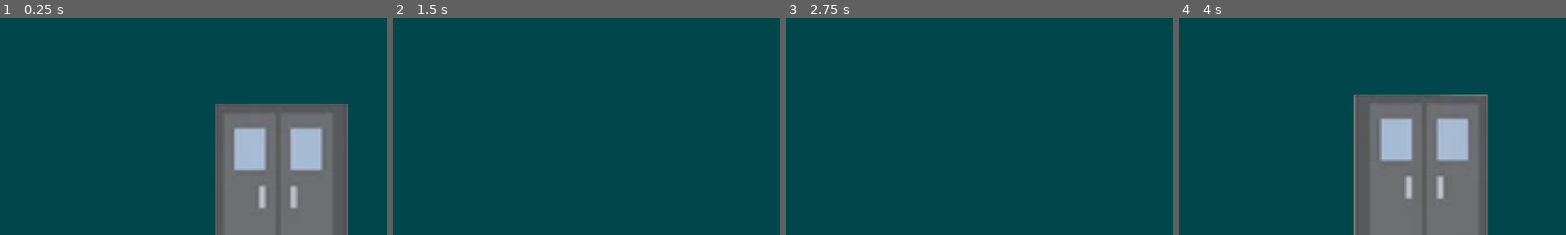
Above: before the commit, frames 1-4 (left to right).
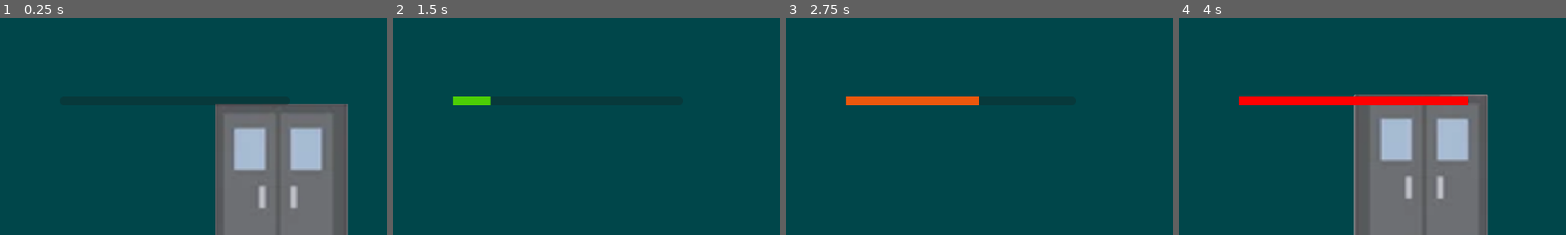
Above: after the commit, the same moments.

Repository: Warreign/fallen-champion
Game: Godot game, scene res://Scenes/game_scene.tscn
Two runs of this game, one before a commit and one after it. Both use one fixed random seed, a clock stepped at 60 frames per second and the inputs below. Sound files missing from this copy of the repository are replaced by a short silence.
Inputs:
- Up to frame 1 (0.25 s): no input
- Up to frame 2 (1.5 s): tap Enter at 0.5 s; tap C (doping, bound only after the commit) at 0.6 s; tap Space (jump) at 0.77 s; tap F (_regenerate_obstacles) at 1.35 s
- Up to frame 3 (2.75 s): tap Space (jump) at 1.52 s; tap C (doping, bound only after the commit) at 1.55, 2.3 s; hold S (slide) from 2.03 s (still down)
- Up to frame 4 (4 s): release S (slide) at 2.78 s; tap C (doping, bound only after the commit) at 2.85, 3.8 s; tap Space (jump) at 3.02, 3.77 s; tap 0 at 3.6 s
The pictures show only the part of the screen within x 0-50%, y 0-50%; the shares and areas given below are measured in that part.

The runs differ from the first frame. In frame 2, 0.4% of the frame differs, in the area x 15-26%, y 36-41%; in frame 3, 1.4%; in frame 4, 2.4%, in the area x 15-75%, y 36-41%.

Commit message:
doping bar

Diff:
--- /dev/null
+++ b/Scenes/doping_bar.gd
@@ -0,0 +1,38 @@
+extends ProgressBar
+
+signal the_end
+
+var sb
+
+var colorRed = Color("ff0000")
+var colorOrange = Color("e8680f")
+var colorGreen = Color("00ff00")
+
+func _ready() -> void:
+	sb = StyleBoxFlat.new()
+	$".".add_theme_stylebox_override("fill", sb)
+	sb.bg_color = colorRed
+	$".".max_value = $DopingTimer.wait_time
+	$DopingTimer.start(0.1)
+
+func _process(delta: float) -> void:
+	var wt = $".".max_value
+	var tl = $DopingTimer.time_left
+
+	if Input.is_action_just_pressed("doping"):
+		$DopingTimer.start(tl+wt/3)
+		tl = $DopingTimer.time_left
+
+	if tl >= wt:
+		the_end.emit()
+
+	$".".value = tl
+
+	if tl < wt/2:
+		#red
+		sb.bg_color = colorOrange.lerp(colorGreen, ((wt/2-tl)/(wt/2)))
+		#sb.bg_color = colorOrange
+	else:
+		#green
+		sb.bg_color = colorRed.lerp(colorOrange, (wt-tl)/(wt/2))
+		#sb.bg_color = colorGreen
--- /dev/null
+++ b/Scenes/ui.tscn
@@ -0,0 +1,26 @@
+[gd_scene load_steps=2 format=3 uid="uid://dwgbx8bpipvjc"]
+
+[ext_resource type="Script" uid="uid://cdw2y248n458a" path="res://Scenes/doping_bar.gd" id="1_jxero"]
+
+[node name="Ui" type="CanvasLayer"]
+
+[node name="UI" type="Control" parent="."]
+layout_mode = 3
+anchors_preset = 0
+offset_right = 277.0
+offset_bottom = 40.0
+
+[node name="DopingBar" type="ProgressBar" parent="UI"]
+layout_mode = 0
+offset_left = 89.0
+offset_top = 117.0
+offset_right = 431.0
+offset_bottom = 130.0
+max_value = 3.0
+show_percentage = false
+script = ExtResource("1_jxero")
+
+[node name="DopingTimer" type="Timer" parent="UI/DopingBar"]
+wait_time = 5.0
+one_shot = true
+autostart = true
--- a/project.godot
+++ b/project.godot
@@ -18,6 +18,7 @@
 [autoload]
 
 AudioManager="*res://Scenes/audio_manager.tscn"
+Ui="*res://Scenes/ui.tscn"
 
 [input]
 
@@ -41,3 +42,8 @@
 "events": [Object(InputEventKey,"resource_local_to_scene":false,"resource_name":"","device":-1,"window_id":0,"alt_press …(191 unchanged characters)…
 ]
 }
+doping={
+"deadzone": 0.2,
+"events": [Object(InputEventKey,"resource_local_to_scene":false,"resource_name":"","device":-1,"window_id":0,"alt_pressed":false,"shift_pressed":false,"ctrl_pressed":false,"meta_pressed":false,"pressed":false,"keycode":0,"physical_keycode":67,"key_label":0,"unicode":99,"location":0,"echo":false,"script":null)
+]
+}
Not shown, added: Scenes/doping_bar.gd.uid
